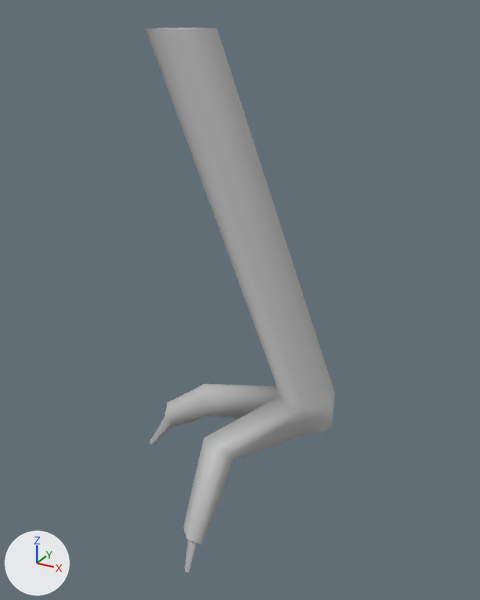
What one commit did to the FBX model Assets/Pots/scenes/Pots_Features/Air/Pot_AirFeat_R_Leg01.fbx.
Both versions are drawn from a 50 mm camera at (-0.1311, -0.155, 0.0072) aimed at (-0.2134, -0.0054, -0.0676). Arrows for +X, +Y and +Z are at lower left; the lights stay in place. Where no turn or scale is listed for an object, it has been applied to the vertices.

In view in the first picture: 'Pot_Feat_air_R_Leg01'.
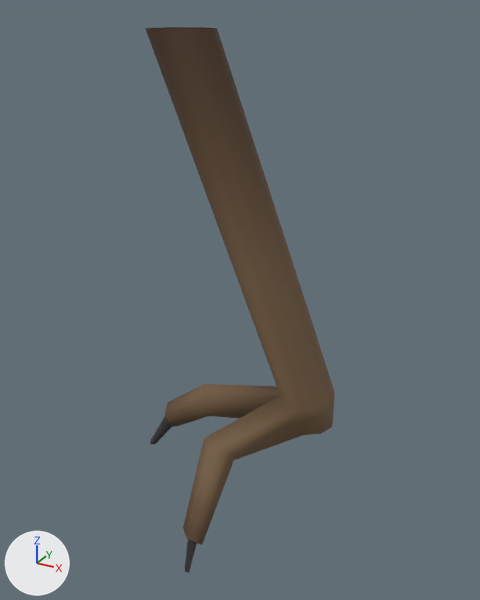
Commit message: Update Pots all meshes

Where the change shows, as pixel boxes [x1, y1, x2, y2] in the pictures (480 x 600 px):
```json
{"part": 1, "of": "me_mesh", "change": "deleted", "before": [147, 27, 214, 29]}
{"part": 2, "of": "me_mesh", "change": "recoloured", "before": [145, 28, 335, 573], "after": [145, 28, 335, 573], "on screen": "grey to brown"}
```

The change, as JSON lines over the scene's bpy script:
```json
{"op": "add", "block": "img_feature_air_basecolor_tga", "code": ["img_feature_air_basecolor_tga = load_image('Feature_air_basecolor.tga', '../../../sourceimages/Textures/Feature_air_basecolor.tga', 1024, 1024, 'sRGB')"]}
{"op": "add", "block": "mat_airfeat", "code": ["mat_airfeat = principled_material('AirFeat')", "mat_airfeat.texture = img_feature_air_basecolor_tga", "mat_airfeat.roughness = 0.749"]}
{"block": "me_mesh", "where": "# used by ob_pot_feat_air_r_leg01; location = (-0.2293, -0.0047, 0.0005)"}
{"block": "me_mesh", "where": "# verts and faces of me_mesh; kept vertices keep their numbers, new ones are numbered from 105"}
{"block": "me_mesh", "where": "# before: 0 (0.0061, -0.0052, 0.0021) at pixel (194, 29), 1 (0.0016, -0.0085, 0.0021) at pixel (171, 29), 2 (-0.0039, -0.0085, 0.0021) at pixel (152, 28), 3 (-0.0084, -0.0052, 0.0021) at pixel (145, 28), 4 (-0.0101, 0.0, 0.0021) at pixel (152, 27)"}
{"block": "me_mesh", "where": "# before: 5 (-0.0084, 0.0052, 0.0021) at pixel (169, 27), 6 (-0.0039, 0.0085, 0.0021) at pixel (190, 27), 7 (0.0016, 0.0085, 0.0021) at pixel (208, 27), 8 (0.0061, 0.0052, 0.0021) at pixel (216, 28), 9 (0.0078, 0.0, 0.0021) at pixel (212, 28)"}
{"block": "me_mesh", "where": "# before: 20 (-0.0011, 0.0, 0.0021) at pixel (181, 28)"}
{"op": "remove", "block": "me_mesh", "code": "me_mesh.from_pydata(...)  # 105 vertices, 107 faces; spans x -0.0192..0.0451, y -0.0427..0.0433, z -0.1279..0.0021"}
{"op": "add", "block": "me_mesh", "code": "me_mesh.from_pydata(...)  # 104 vertices, 98 faces; spans x -0.0192..0.0451, y -0.0427..0.0433, z -0.1279..0.0021"}
{"block": "me_mesh", "change": "me_mesh part 1"}
{"op": "add", "block": "me_mesh", "code": "delete_vertices([20])  # with the faces that use them"}
{"block": "me_mesh", "change": "me_mesh part 2: 96 faces spanning x -0.0192..0.0451, y -0.0427..0.0433, z -0.1279..0.0021 switch from mat_lambert1 (grey #bcbcbc) to mat_airfeat (picture img_feature_air_basecolor_tga)"}
```
